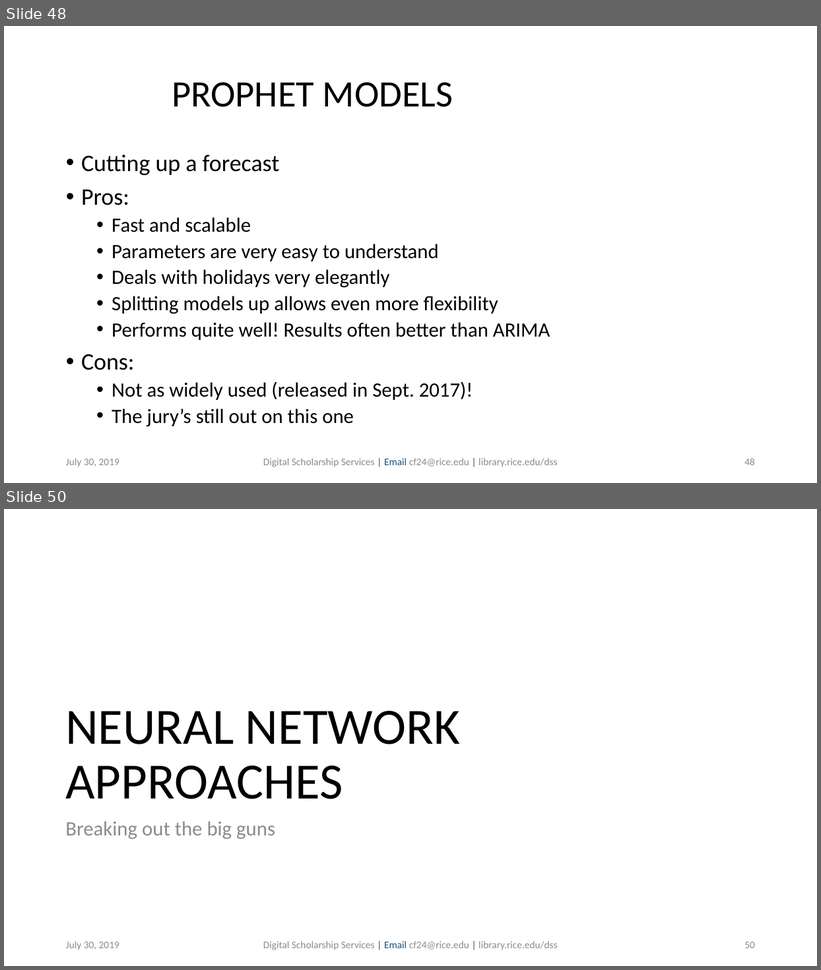
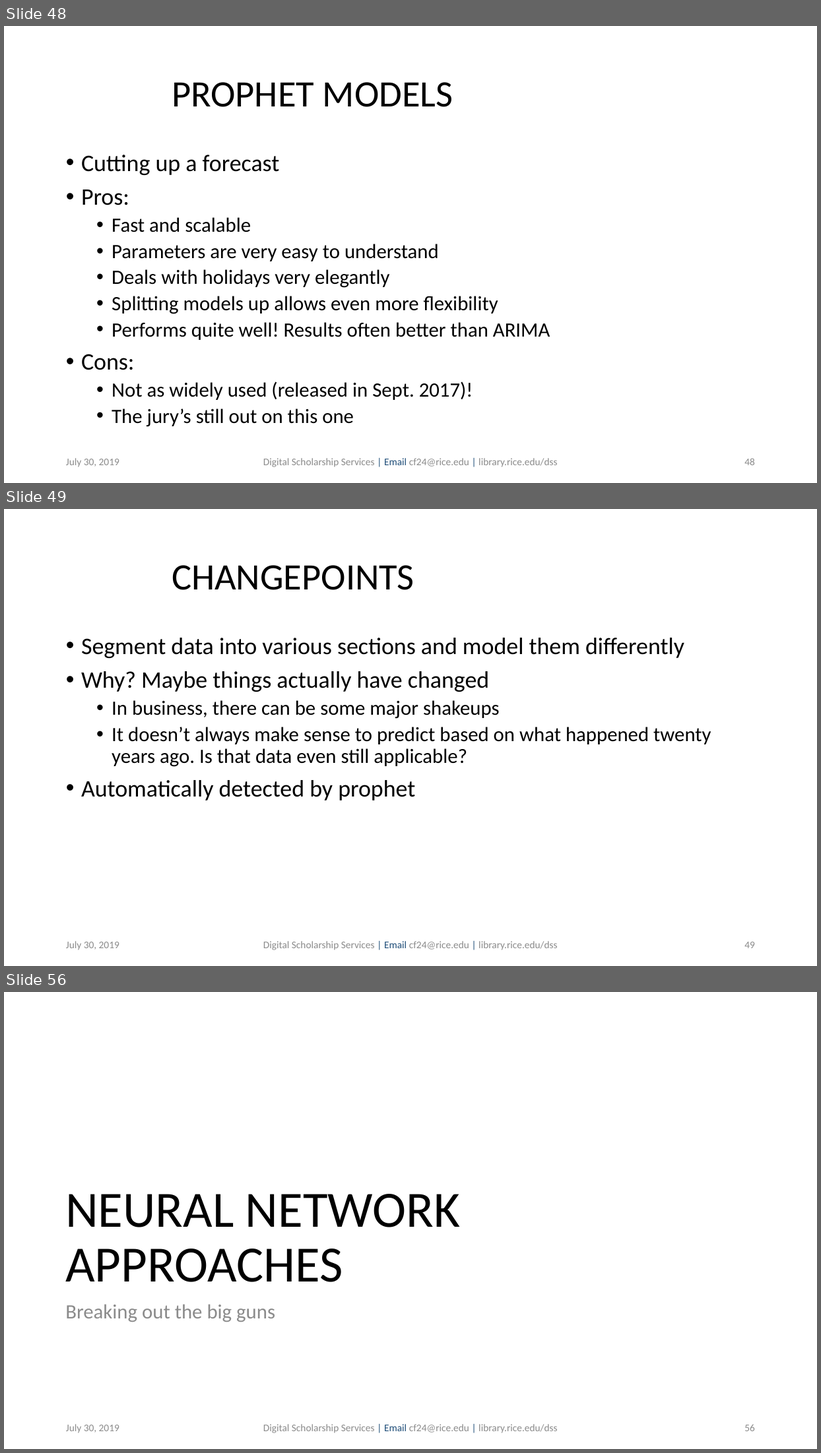
Before and after one commit to bakitybacon/rice-data-and-donuts, a slide deck: tsa/Introduction to Time Series Analysis.pptx. Shown one above the other, each under a label of ours: slides 48 and 50 before the commit, slides 48, 49 and 56 after it; the slides between them are not shown. The pictures are 821x970 and 821x1453 pixels, drawn with LibreOffice and Linux fonts; fonts in the diff are those of the drawing; background and template pictures are left out. Boxes give left, top, right and bottom in pixels: in the first picture for what was removed or moved away, otherwise in the second. Text is boxed around its words. In the diff, an @@ line names an element or a change of style, - is before the commit and + after.

Commit message:
more prophet slides

```diff
--- a/tsa/Introduction to Time Series Analysis.pptx
+++ b/tsa/Introduction to Time Series Analysis.pptx
@@ slide 49 added at [4, 509, 817, 966], background #FFFFFF @@
@@ title added at [172, 565, 415, 590], 44 pt, text #000000 @@
+CHANGEPOINTS
@@ text added at [81, 638, 711, 801], 24 pt, text #000000 @@
+• Segment data into various sections and model them differently
+• Why? Maybe things actually have changed
+  • In business, there can be some major shakeups
+  • It doesn’t always make sense to predict based on what happened twenty years ago. Is that data even still applicable?
+• Automatically detected by prophet
@@ text added at [66, 941, 120, 951], 12 pt, text #8C8C8C @@
+July 30, 2019
@@ text added at [263, 941, 557, 951], 12 pt, text #8C8C8C @@
+Digital Scholarship Services | Email cf24@rice.edu | library.rice.edu/dss
@@ page number added at [745, 942, 755, 949], 12 pt, text #8C8C8C @@
+49
@@ what was slide 50 is now slide 56 @@
@@ page number at [745, 1424, 755, 1432]: text changed @@
-50
+56
```
Also in this commit, not shown: 4 slides changed, 5 other slides added.
